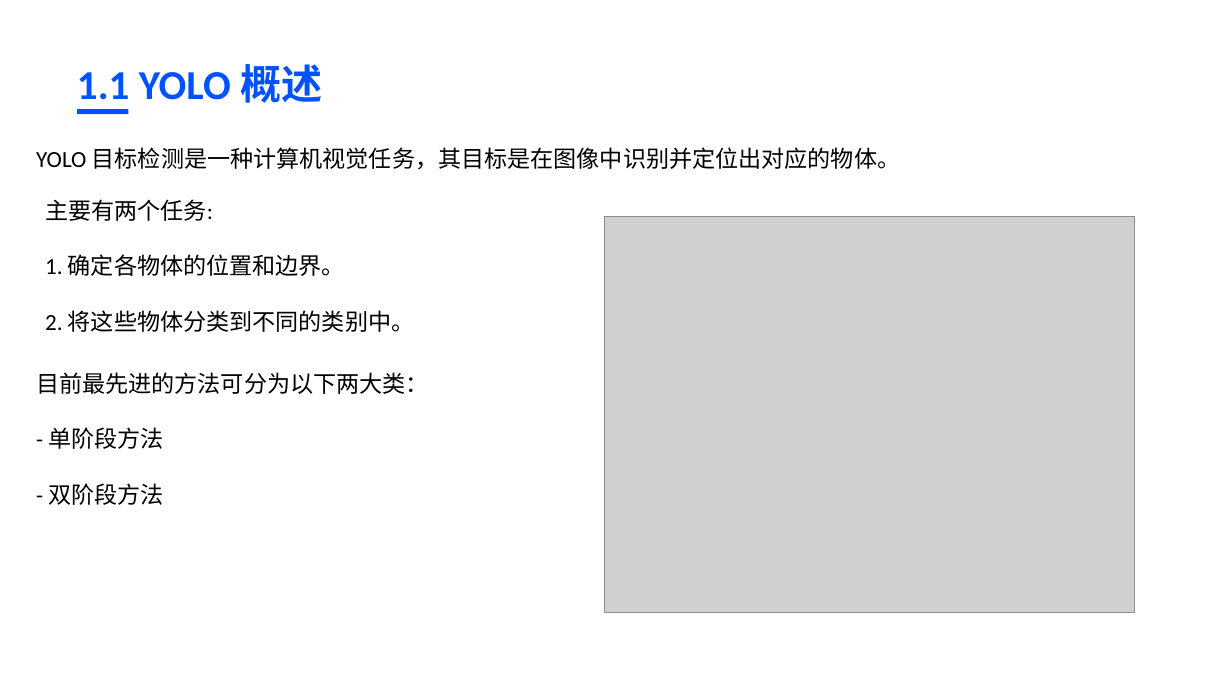
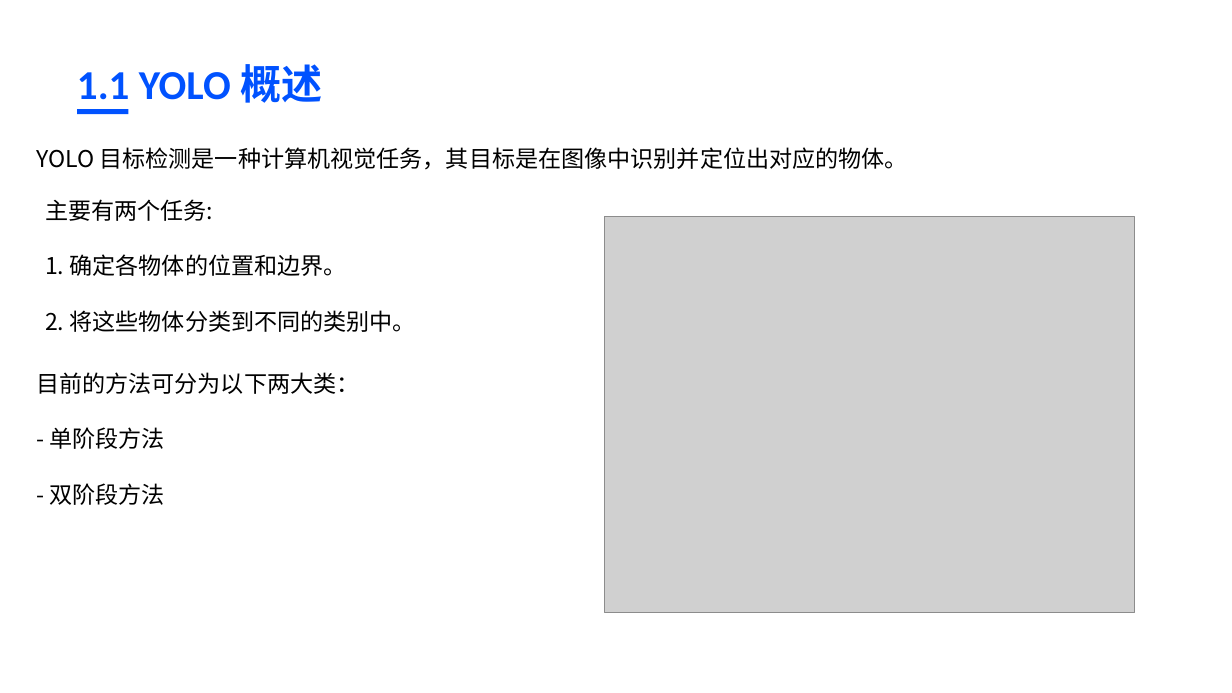
Before and after one commit to BaiRong-NUC/YOLOAnalyzes, a slide deck: slide 3 of 高级软件工程.pptx. Drawn at 1232x693 pixels with LibreOffice and Linux fonts; fonts in the diff are those of the drawing; grey boxes stand for pictures. Boxes give left, top, right and bottom in pixels: in the first picture for what was removed or moved away, otherwise in the second. Text is boxed around its words. In the diff, an @@ line names an element or a change of style, - is before the commit and + after.

```diff
--- a/高级软件工程.pptx
+++ b/高级软件工程.pptx
@@ text "YOLO 目标检测是一种计算机视觉任务，其目标是在图像中识别并定位出对应的物体。" at <box>36,147,907,170</box>: font Calibri to Noto Sans CJK SC @@
@@ text "主要有两个任务:" at <box>45,199,416,332</box>: font Calibri to Noto Sans CJK SC @@
@@ text at <box>36,372,359,394</box>: text changed; font Calibri to Noto Sans CJK SC @@
-目前最先进的方法可分为以下两大类：
+目前的方法可分为以下两大类：
```
Also in this commit, not shown: 4 other slides changed, 14 slides added.
